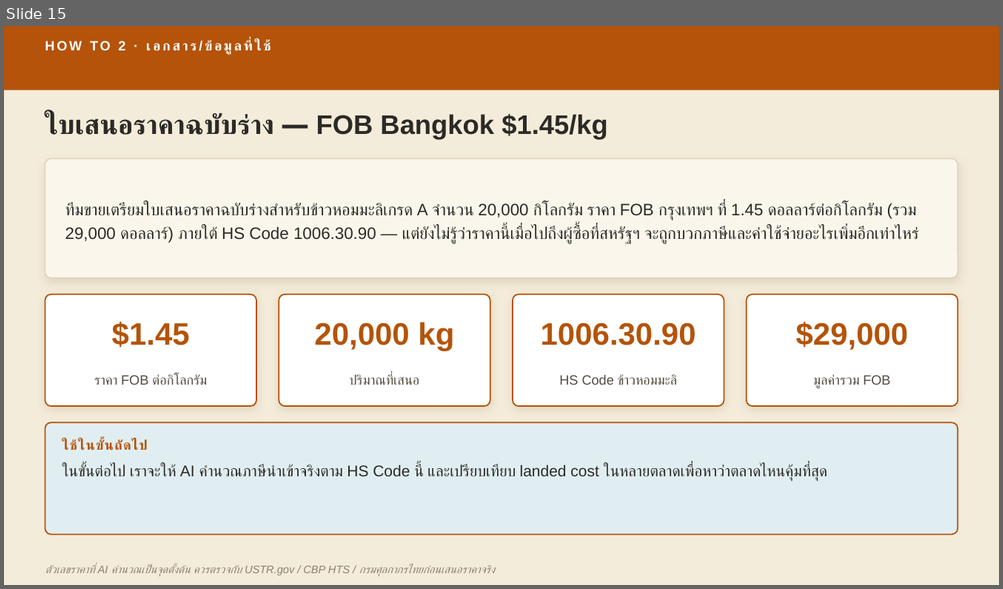
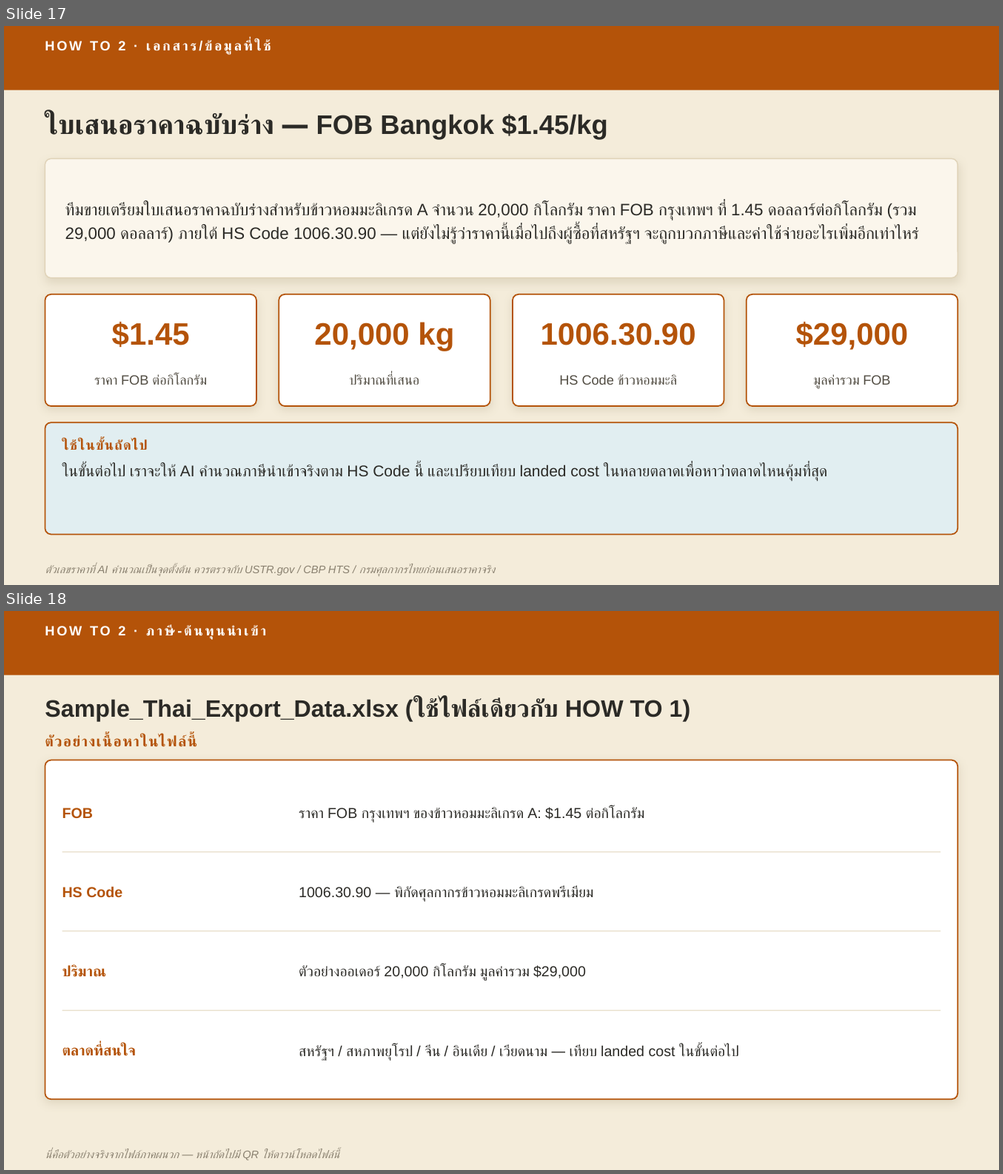
Before and after one commit to skunpoj/krungsri, a slide deck: deck/out3.pptx. Shown one above the other, each under a label of ours: slide 15 before the commit, slides 17 and 18 after it. The pictures are 1003x589 and 1003x1174 pixels, drawn with LibreOffice and Linux fonts; fonts in the diff are those of the drawing. Boxes give left, top, right and bottom in pixels: in the first picture for what was removed or moved away, otherwise in the second. Text is boxed around its words. In the diff, an @@ line names an element or a change of style, - is before the commit and + after.

```diff
--- a/deck/out3.pptx
+++ b/deck/out3.pptx
@@ slide 18 added at <box>4,611,999,1170</box>, background #F4ECDA @@
@@ rectangle added at <box>4,611,999,675</box>, fill #B45309 @@
@@ text added at <box>118,625,242,636</box>, 13 pt, text #FFFFFF, bold @@
+HOW TO 2 · ภาษี-ต้นทุนนำเข้า
@@ text added at <box>45,698,691,722</box>, 23 pt, text #2B2A26, bold @@
+Sample_Thai_Export_Data.xlsx (ใช้ไฟล์เดียวกับ HOW TO 1)
@@ text added at <box>45,735,194,747</box>, 14 pt, text #B45309, bold @@
+ตัวอย่างเนื้อหาในไฟล์นี้
@@ rounded rectangle added at <box>45,760,958,1099</box>, fill #FFFFFF, outline #B45309 1.25 pt @@
@@ text added at <box>62,808,93,818</box>, 14 pt, text #B45309, bold @@
+FOB
@@ text added at <box>299,807,645,823</box>, 14 pt, text #2B2A26 @@
+ราคา FOB กรุงเทพฯ ของข้าวหอมมะลิเกรด A: $1.45 ต่อกิโลกรัม
@@ line added from (62, 852) to (940, 852), #E0D3B8 0.75 pt @@
@@ text added at <box>62,886,122,898</box>, 14 pt, text #B45309, bold @@
+HS Code
@@ text added at <box>299,886,593,902</box>, 14 pt, text #2B2A26 @@
+1006.30.90 — พิกัดศุลกากรข้าวหอมมะลิเกรดพรีเมียม
@@ line added from (62, 931) to (940, 931), #E0D3B8 0.75 pt @@
@@ text added at <box>62,965,106,977</box>, 14 pt, text #B45309, bold @@
+ปริมาณ
@@ text added at <box>299,965,586,981</box>, 14 pt, text #2B2A26 @@
+ตัวอย่างออเดอร์ 20,000 กิโลกรัม มูลค่ารวม $29,000
@@ line added from (62, 1011) to (940, 1011), #E0D3B8 0.75 pt @@
@@ text added at <box>62,1045,136,1056</box>, 14 pt, text #B45309, bold @@
+ตลาดที่สนใจ
@@ text added at <box>299,1045,739,1061</box>, 14 pt, text #2B2A26 @@
+สหรัฐฯ / สหภาพยุโรป / จีน / อินเดีย / เวียดนาม — เทียบ landed cost ในขั้นต่อไป
@@ text added at <box>45,1150,338,1161</box>, 10.5 pt, text #8A8170, italic @@
+นี่คือตัวอย่างจริงจากไฟล์ภาคผนวก — หน้าถัดไปมี QR ให้ดาวน์โหลดไฟล์นี้
@@ what was slide 15 is now slide 17 @@
```
Also in this commit, not shown: 19 other slides added, 2 other files.
